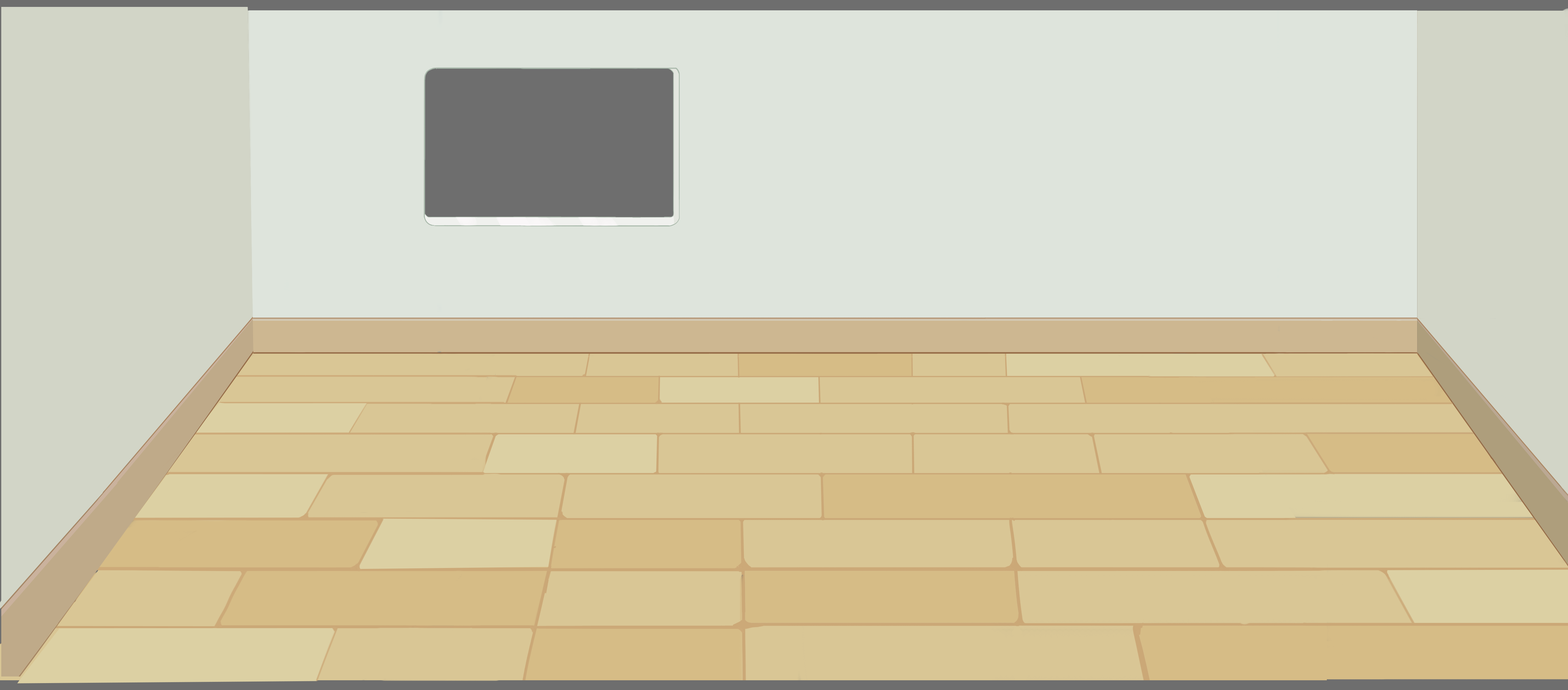
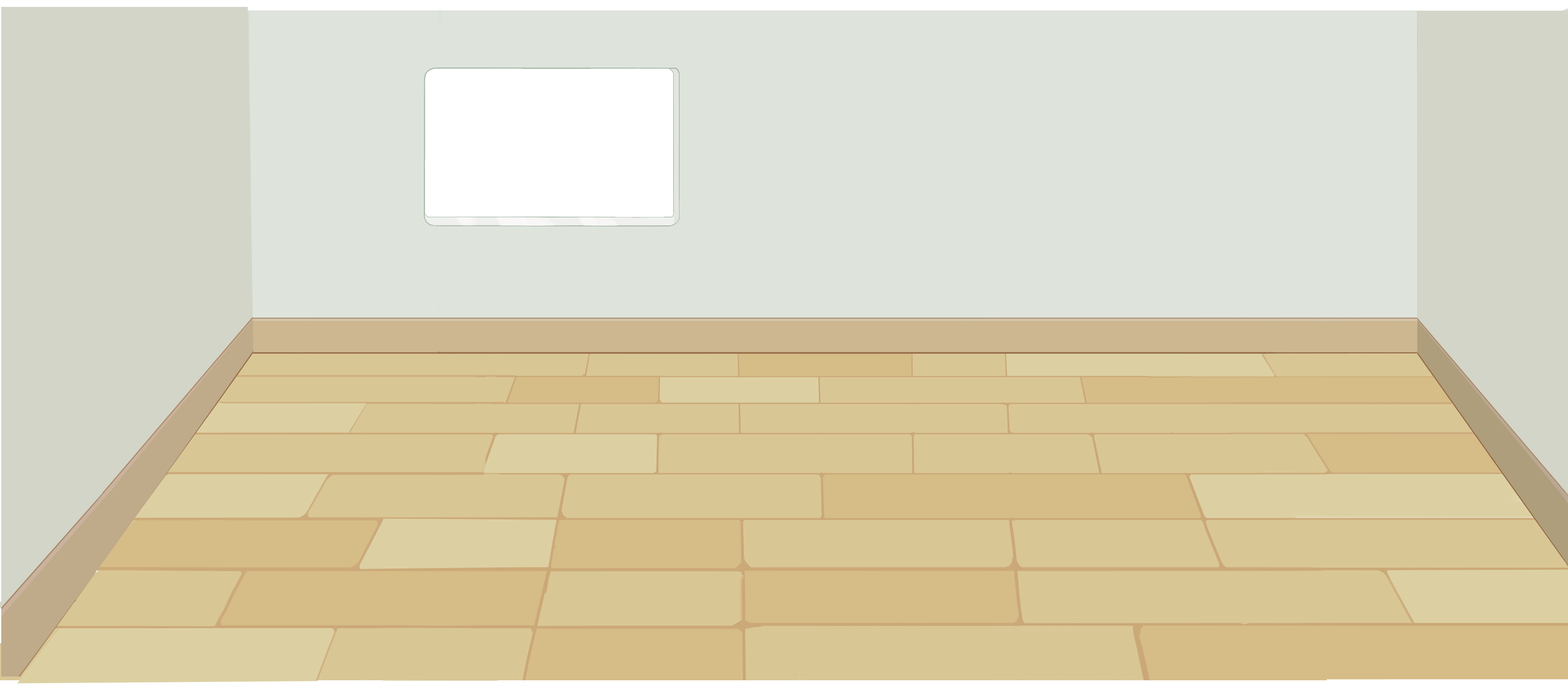
Layers edited between the first and the second 1568 x 690 image:
hid "Background" over [0, 0, 1568, 690]
